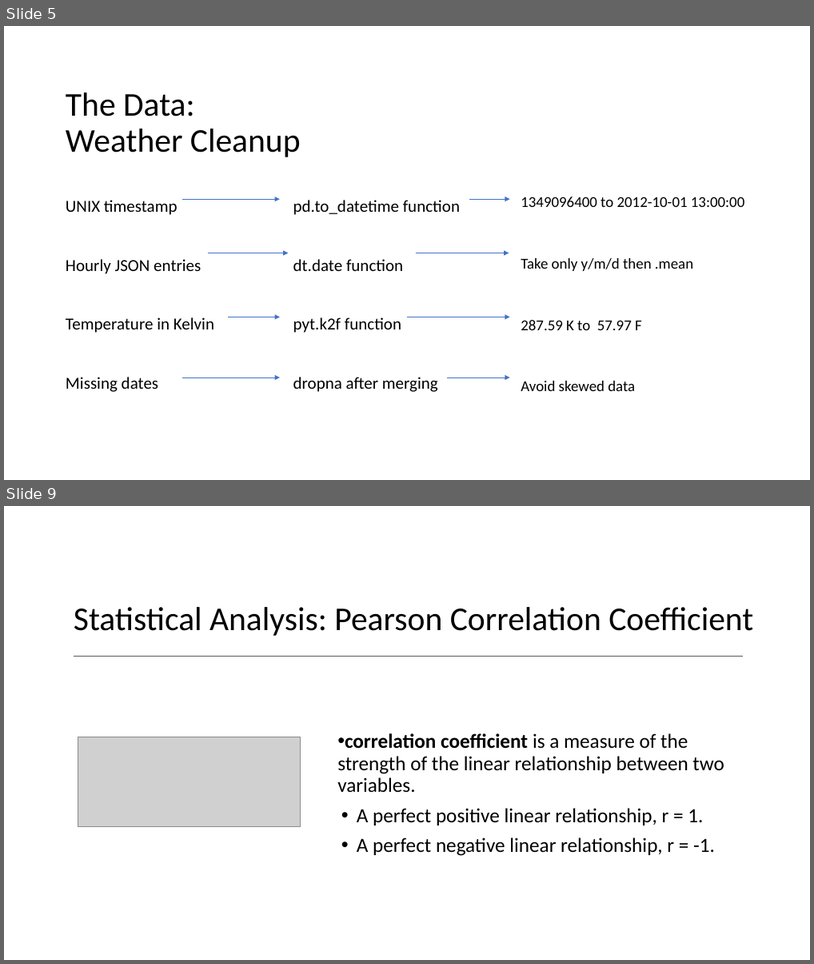
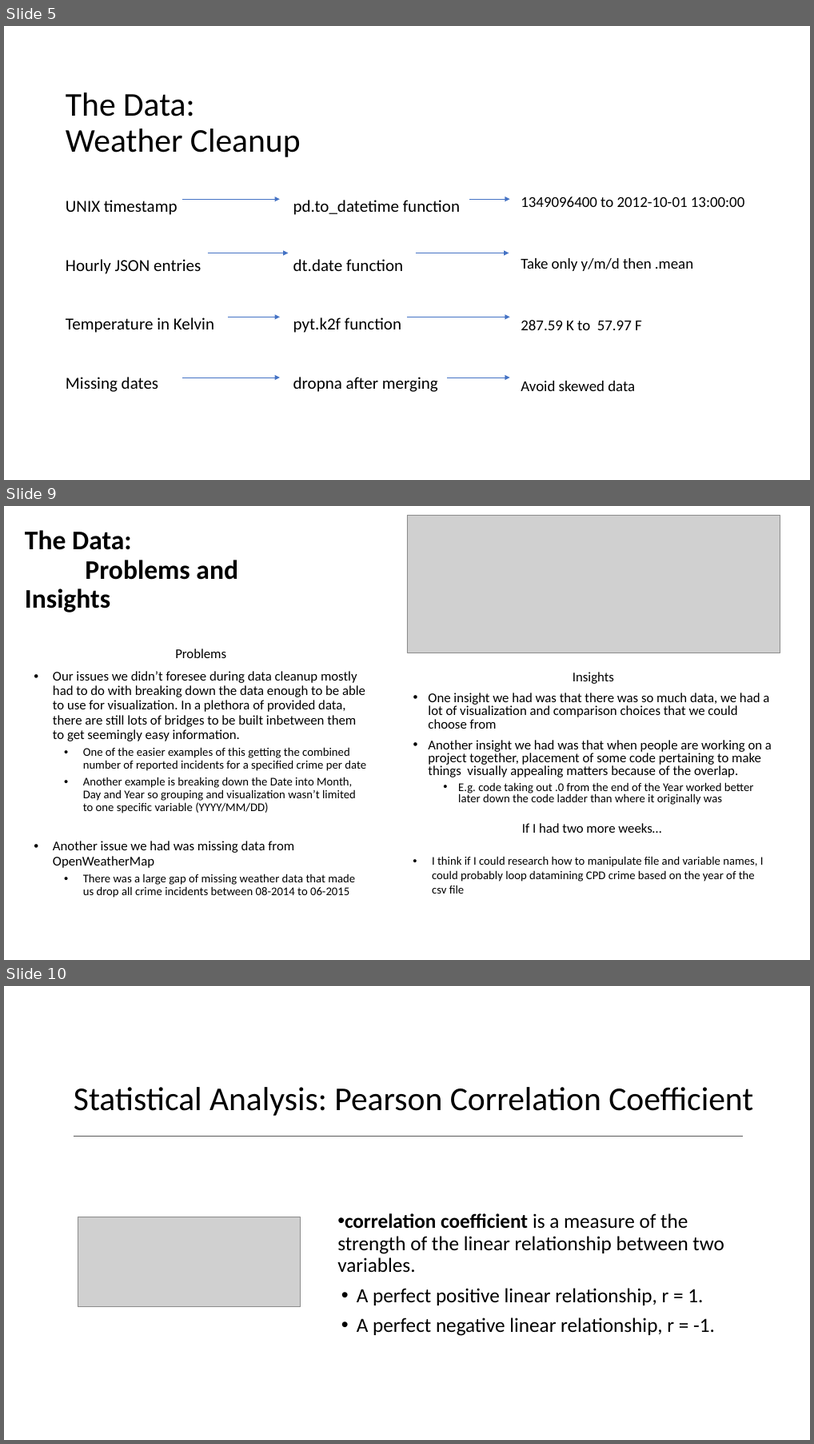
Before and after one commit to franciscohohn/Project_1, a slide deck: Weather_vs_Crime.pptx. Shown one above the other, each under a label of ours: slides 5 and 9 before the commit, slides 5, 9 and 10 after it; the slides between them are not shown. The pictures are 814x964 and 814x1444 pixels, drawn with LibreOffice and Linux fonts; fonts in the diff are those of the drawing; grey boxes stand for pictures. Boxes give left, top, right and bottom in pixels: in the first picture for what was removed or moved away, otherwise in the second. Text is boxed around its words. In the diff, an @@ line names an element or a change of style, - is before the commit and + after.

```diff
--- a/Weather_vs_Crime.pptx
+++ b/Weather_vs_Crime.pptx
@@ slide 9 added at bbox=[4, 506, 810, 960], background #FFFFFF @@
@@ picture added at bbox=[407, 515, 780, 652] @@
@@ title added at bbox=[25, 530, 238, 612], 32 pt, text #000000, bold @@
+The Data:
+Problems and Insights
@@ text added at bbox=[53, 648, 366, 897], 14 pt, text #000000 @@
+Problems
+• Our issues we didn’t foresee during data cleanup mostly had to do with breaking down the data enough to be able to use for visualization. In a plethora of provided data, there are still lots of bridges to be built inbetween them to get seemingly easy information.
+  • One of the easier examples of this getting the combined number of reported incidents for a specified crime per date
+  • Another example is breaking down the Date into Month, Day and Year so grouping and visualization wasn’t limited to one specific variable (YYYY/MM/DD)
+• Another issue we had was missing data from OpenWeatherMap
+  • There was a large gap of missing weather data that made us drop all crime incidents between 08-2014 to 06-2015
@@ text added at bbox=[428, 672, 772, 804], 16 pt, text #000000 @@
+Insights
+• One insight we had was that there was so much data, we had a lot of visualization and comparison choices that we could choose from
+• Another insight we had was that when people are working on a project together, placement of some code pertaining to make things visually appealing matters because of the overlap.
+  • E.g. code taking out .0 from the end of the Year worked better later down the code ladder than where it originally was
@@ text added at bbox=[432, 823, 764, 893], 14 pt, text #000000 @@
+If I had two more weeks…
+• I think if I could research how to manipulate file and variable names, I could probably loop datamining CPD crime based on the year of the csv file
@@ what was slide 9 is now slide 10 @@
```
Also in this commit, not shown: 2 slides changed, 1 other slide added, 1 slide removed.
